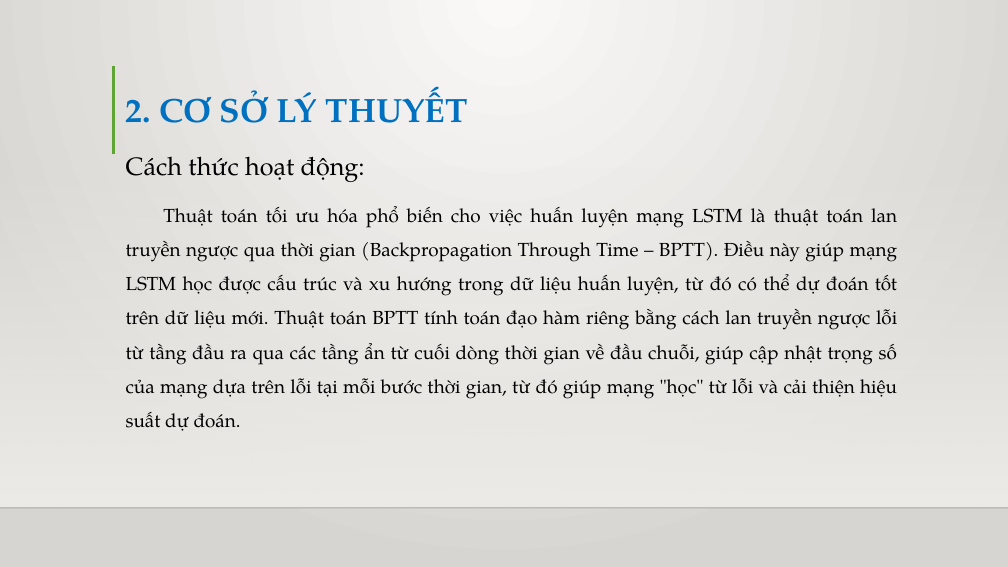
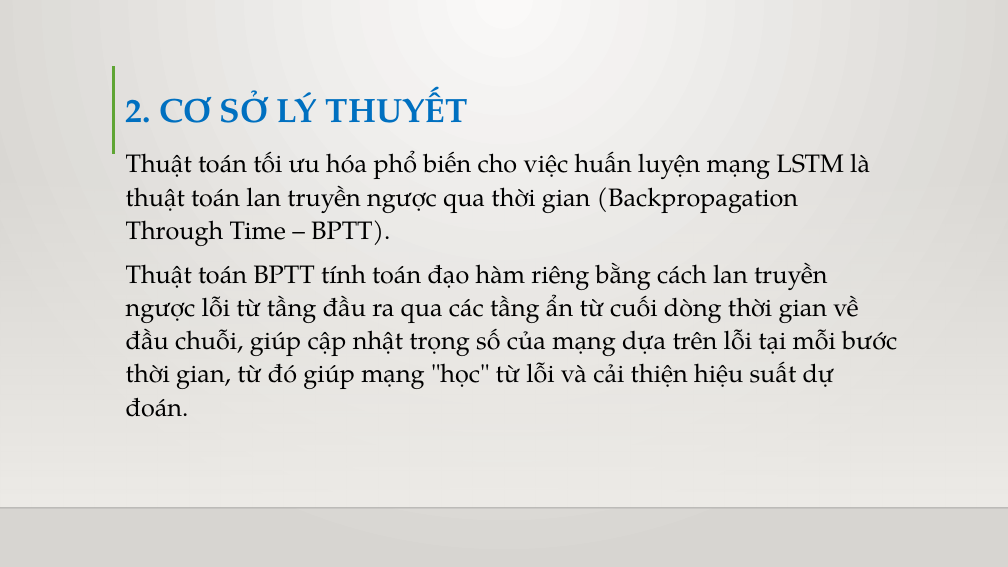
Before and after one commit to truyenda20ttb/cn-da20ttb-lethanhtruyen-lstm-python, a slide deck: slide 23 of thesis/abs/BÁO CÁO ĐỒ ÁN CHUYÊN NGÀNH.pptx. Drawn at 1008x567 pixels with LibreOffice and Linux fonts; fonts in the diff are those of the drawing; background and template pictures are left out. Boxes give left, top, right and bottom in pixels: in the first picture for what was removed or moved away, otherwise in the second. Text is boxed around its words. In the diff, an @@ line names an element or a change of style, - is before the commit and + after.

Commit message:
ppt final

```diff
--- a/thesis/abs/BÁO CÁO ĐỒ ÁN CHUYÊN NGÀNH.pptx
+++ b/thesis/abs/BÁO CÁO ĐỒ ÁN CHUYÊN NGÀNH.pptx
@@ text at <box>126,150,897,417</box>: text changed @@
-Cách thức hoạt động:
+Thuật toán tối ưu hóa phổ biến cho việc huấn luyện mạng LSTM là thuật toán lan truyền ngược qua thời gian (Backpropagation Through Time – BPTT).
+Thuật toán BPTT tính toán đạo hàm riêng bằng cách lan truyền ngược lỗi từ tầng đầu ra qua các tầng ẩn từ cuối dòng thời gian về đầu chuỗi, giúp cập nhật trọng số của mạng dựa trên lỗi tại mỗi bước thời gian, từ đó giúp mạng "học" từ lỗi và cải thiện hiệu suất dự đoán.
@@ text removed at <box>126,206,898,431</box> @@
-Thuật toán tối ưu hóa phổ biến cho việc huấn luyện mạng LSTM là thuật toán lan truyền ngược qua thời gian (Backpropagation Through Time – BPTT). Điều này giúp mạng LSTM học được cấu trúc và xu hướng trong dữ liệu huấn luyện, từ đó có thể dự đoán tốt trên dữ liệu mới. Thuật toán BPTT tính toán đạo hàm riêng bằng cách lan truyền ngược lỗi từ tầng đầu ra qua các tầng ẩn từ cuối dòng thời gian về đầu chuỗi, giúp cập nhật trọng số của mạng dựa trên lỗi tại mỗi bước thời gian, từ đó giúp mạng "học" từ lỗi và cải thiện hiệu suất dự đoán.
```
Also in this commit, not shown: 16 other slides changed, 2 slides added, 2 slides removed.
